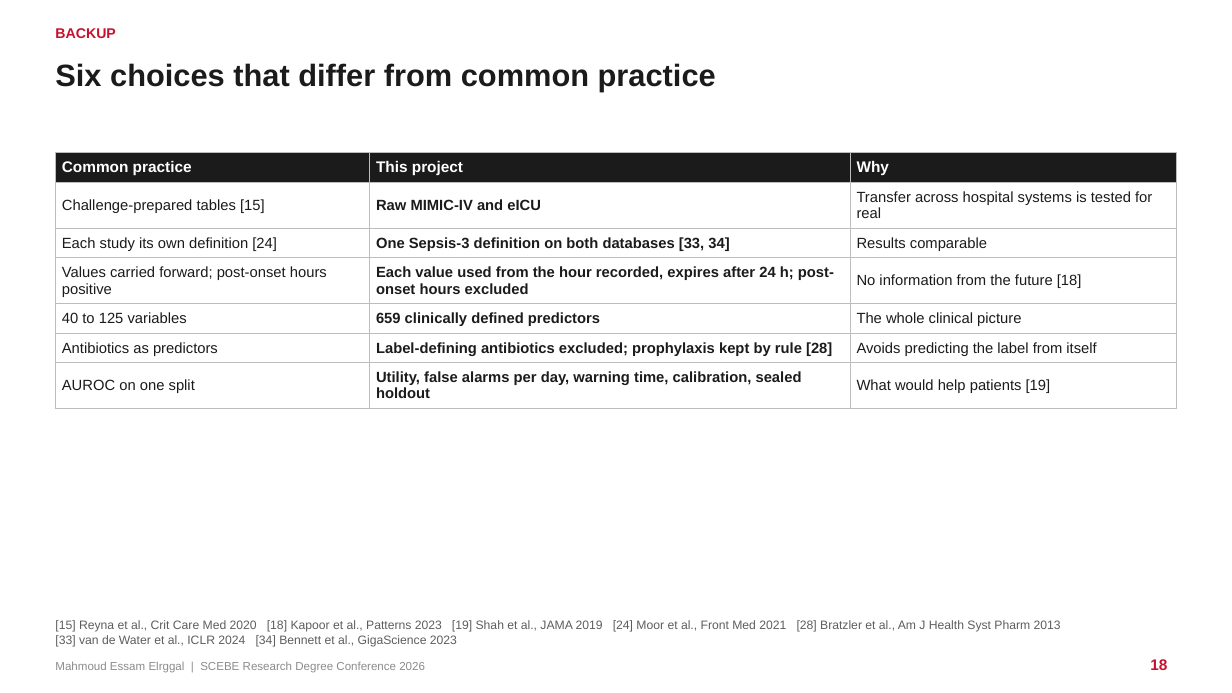
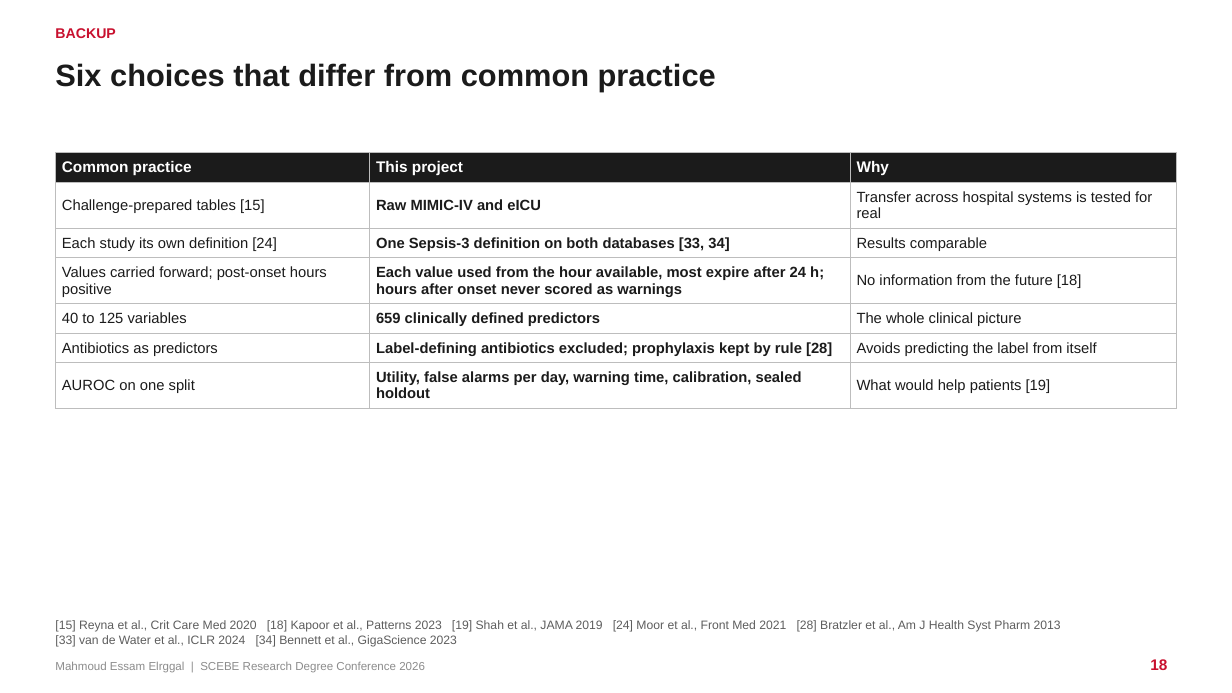
Before and after one commit to mahmoudddj/datasciencecoursera1, a slide deck: slide 18 of dev/presentation/Elrggal_Mahmoud_SCEBE2026.pptx. Drawn at 1232x693 pixels with LibreOffice and Linux fonts; fonts in the diff are those of the drawing. Boxes give left, top, right and bottom in pixels: in the first picture for what was removed or moved away, otherwise in the second. Text is boxed around its words. In the diff, an @@ line names an element or a change of style, - is before the commit and + after.

```diff
--- a/dev/presentation/Elrggal_Mahmoud_SCEBE2026.pptx
+++ b/dev/presentation/Elrggal_Mahmoud_SCEBE2026.pptx
@@ table at [55, 152, 1177, 402] @@
-row 4, column 2: Each value used from the hour recorded, expires after 24 h; post-onset hours excluded
+row 4, column 2: Each value used from the hour available, most expire after 24 h; hours after onset never scored as warnings
```
Also in this commit, not shown: 1 other slide changed, 2 other files.
